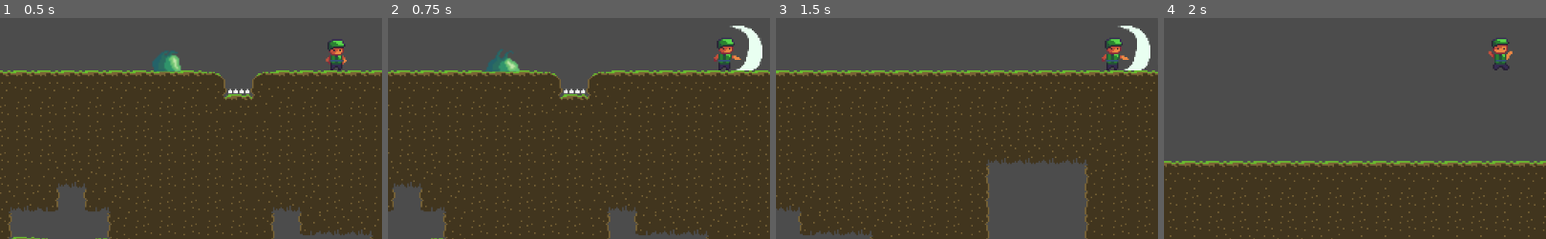
Above: before the commit, frames 1-4 (left to right).
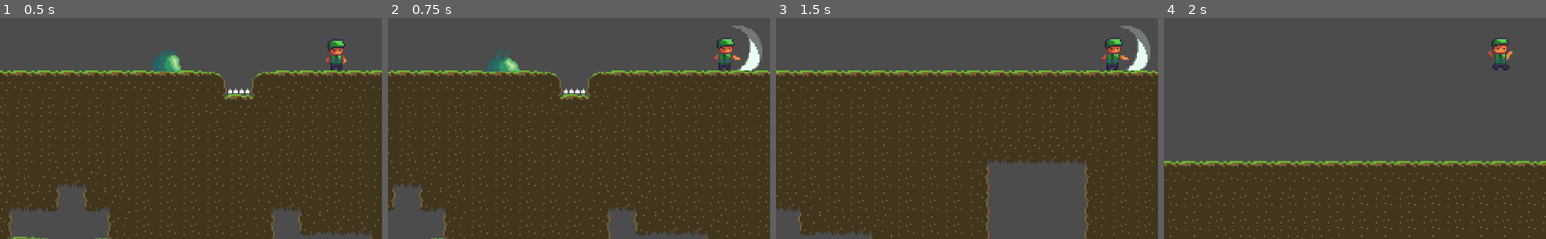
Above: after the commit, the same moments.

Repository: glass-brick/kerene
Game: Godot game, scene res://Scenes/Level/Level.tscn
Two runs of this game, one before a commit and one after it. Both use one fixed random seed, a clock stepped at 60 frames per second and the inputs below.
Inputs (mouse positions are % of the whole screen's width and height, from its top left):
- Up to frame 1 (0.5 s): no input
- Up to frame 2 (0.75 s): move the mouse to (72, 45) at 0.52 s; hold D (ui_right) from 0.53 s (still down); tap E (Use_item) at 0.6 s
- Up to frame 3 (1.5 s): keep holding D (ui_right); tap Space (ui_select) at 0.77 s; move the mouse to (30, 55) at 1.27 s; click (30, 55) at 1.35 s
- Up to frame 4 (2 s): keep holding D (ui_right); tap Space (ui_select) at 1.52 s
The pictures show only the part of the screen within x 6-56%, y 39-89%; the shares and areas given below are measured in that part.

Frame 1 is identical in both runs. In frame 2, 0.5% of the frame differs, in the area x 89-98%, y 3-24%; in frame 3, 0.5%; in frame 4, nothing differs.

Commit message:
up attack speed

Diff:
--- a/Scenes/Player/Player.tscn
+++ b/Scenes/Player/Player.tscn
@@ -156,7 +156,7 @@
 "frames": [ SubResource( 14 ), SubResource( 15 ), SubResource( 16 ), SubResource( 17 ) ],
 "loop": false,
 "name": "default",
-"speed": 10.0
+"speed": 20.0
 } ]
 
 [sub_resource type="CircleShape2D" id=19]
@@ -176,7 +176,7 @@
 material = SubResource( 1 )
 frames = SubResource( 12 )
 animation = "idle"
-frame = 1
+frame = 2
 playing = true
 
 [node name="CollisionShape2D" type="CollisionShape2D" parent="."]
